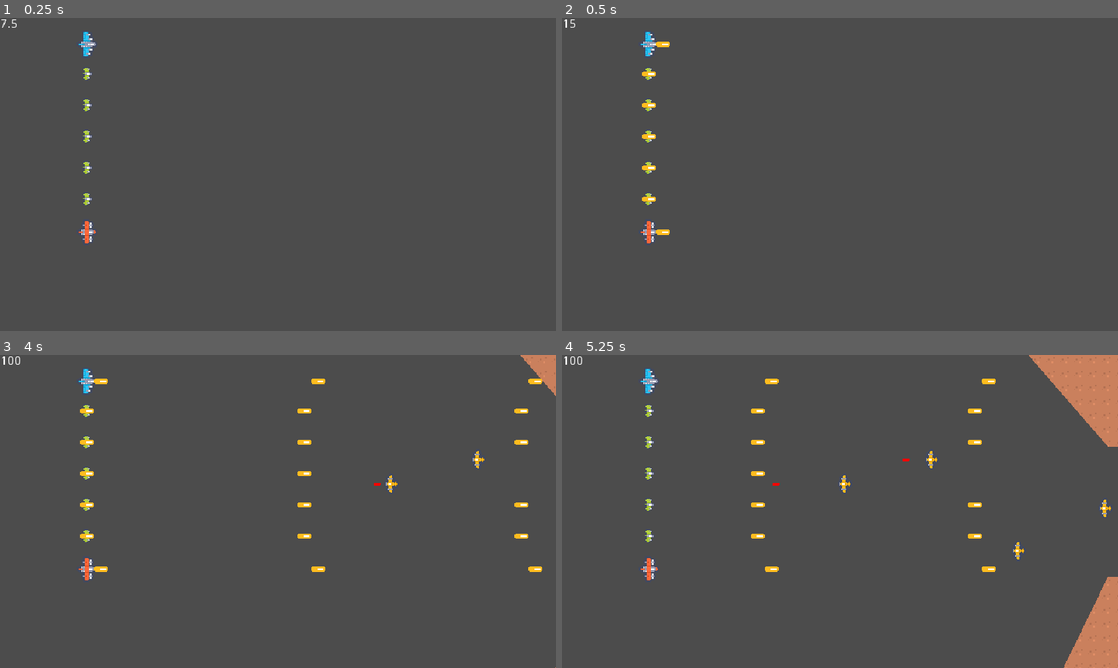
Above: before the commit, frames 1-4 (two rows, left to right).
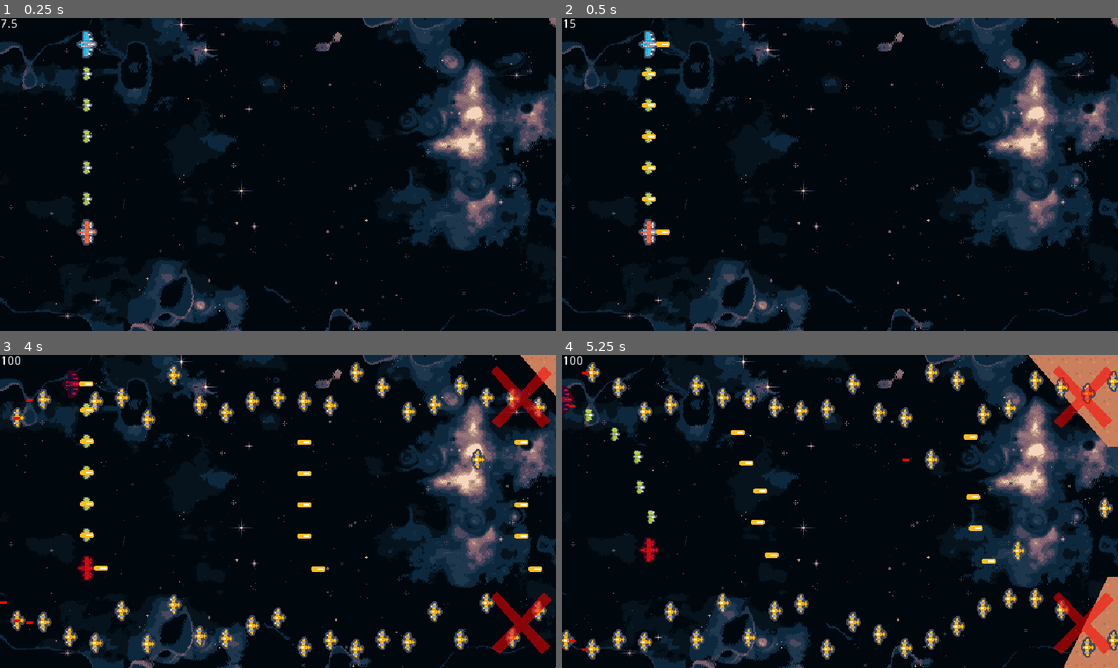
Above: after the commit, the same moments.

Repository: Extor3D/DestinysClan
Game: Godot game, scene res://TestScene.tscn
Same seed, same stepped clock (60 frames per second), same inputs: the game is played once before the commit and once after it.
Inputs:
- Up to frame 1 (0.25 s): no input
- Up to frame 2 (0.5 s): no input
- Up to frame 3 (4 s): hold Space (activate_formation) 0.53-1.28 s; tap Space (activate_formation) at 1.35, 2.85 s; hold Space (activate_formation) 2.03-2.78 s; hold Space (activate_formation) from 3.53 s (still down)
- Up to frame 4 (5.25 s): release Space (activate_formation) at 4.28 s; tap Space (activate_formation) at 4.35 s; hold Space (activate_formation) from 5.03 s (still down)

The runs differ from the first frame. In frame 1, 98% of the frame differs, in the area x 0-100%, y 0-100%; in frame 2, 97%; in frame 3, 95%; in frame 4, 92%.

Commit message:
Agrego el level generator con el Swarmer

Diff:
--- /dev/null
+++ b/SpaceshipHarem/LevelComponents/LevelGenerator.tscn
@@ -0,0 +1,20 @@
+[gd_scene load_steps=4 format=2]
+
+[ext_resource path="res://LevelComponents/Scripts/LevelGenerator.gd" type="Script" id=1]
+[ext_resource path="res://LevelComponents/PlayerLimits.tscn" type="PackedScene" id=2]
+[ext_resource path="res://LevelComponents/HUD.tscn" type="PackedScene" id=3]
+
+[node name="LevelGenerator" type="Node2D"]
+script = ExtResource( 1 )
+type = 1
+difficulty = 10
+
+[node name="HUD" parent="." instance=ExtResource( 3 )]
+
+[node name="PlayerLimits" parent="." instance=ExtResource( 2 )]
+
+[node name="Start" type="Node" parent="."]
+
+[node name="Mid" type="Node" parent="."]
+
+[node name="End" type="Node" parent="."]
--- /dev/null
+++ b/SpaceshipHarem/LevelComponents/Scripts/LevelGenerator.gd
@@ -0,0 +1,95 @@
+extends Node2D
+
+enum types {OPEN = 1, TUNNEL = 2, HELL = 3}
+
+export (types) var type
+export (int) var difficulty
+
+var rng = RandomNumberGenerator.new()
+
+var base_time = 20
+var part_duration
+var mid_start
+var end_start
+var finish
+var interlude_time = 5
+
+
+#Components Scenes
+var tunnel_scene = preload("res://LevelComponents/VectorTunnel.tscn")
+var spawner_scene = preload("res://LevelComponents/Spawner.tscn")
+var swarmer_scene = preload("res://LevelComponents/Segments/SwarmSegment.tscn")
+
+#Enemy Scene
+var enemy_scene = preload("res://Enemies/Enemy.tscn")
+
+func _ready():
+	rng.randomize()
+	calculate_times()
+	match type:
+		types.OPEN:
+			create_open_level()
+		types.TUNNEL:
+			create_tunnel_level()
+		types.HELL:
+			pass
+
+func calculate_times():
+	part_duration = base_time + difficulty
+	mid_start = part_duration
+	end_start = mid_start + interlude_time + part_duration
+	finish = end_start + interlude_time + part_duration
+
+func create_open_level():
+	add_swarm($Start, 0, part_duration)
+
+func create_tunnel_level():
+	create_tunnel(0, VectorTunnel.NO_END, VectorTunnel.types.BOTH)
+	create_start_part($Start)
+
+func create_start_part(start):
+	create_spawner(start, 0, part_duration)
+
+func create_spawner(part, start, duration):
+	var spawner = spawner_scene.instance()
+	spawner.scene = enemy_scene
+	var vars = {"speed": 60 + difficulty*5,
+				"health": 1}
+	spawner.scene_variables = vars
+	spawner.y_center = 180
+	spawner.height = 80
+	spawner.start_time = start
+	spawner.duration = duration
+	spawner.warning = false
+	spawner.set_wait_time(4.35 - 0.35 * difficulty)
+	part.add_child(spawner)
+
+func create_tunnel(start, duration, type):
+	var tunnel = tunnel_scene.instance()
+	tunnel.type = type
+	tunnel.start_time = start
+	tunnel.duration = duration
+	tunnel.new_vert_time = 1 / difficulty
+	tunnel.tunnel_speed = 50 + difficulty*5
+	tunnel.tunnel_size = 200 - difficulty*10
+	tunnel.top = 100 + rng.randi_range(-50, 20)
+	tunnel.low = 260 + rng.randi_range(-20, 50)
+	tunnel.y = 180 + rng.randi_range(-50, 50)
+	tunnel.step_min = rng.randi_range(-50, -10)
+	tunnel.step_max = rng.randi_range(50, 10)
+	tunnel.top_texture
+	tunnel.bot_texture
+	$Start.add_child(tunnel)
+
+func add_swarm(part, start, duration):
+	var swarmer = swarmer_scene.instance()
+	swarmer.scene = enemy_scene
+	var vars = {"speed": 300 + difficulty*20,
+				"health": 1}
+	swarmer.scene_variables = vars
+	swarmer.waves = difficulty+2
+	swarmer.rows = difficulty+5/2
+	swarmer.start = start
+	swarmer.duration = duration
+	swarmer.wait = 1/difficulty
+	part.add_child(swarmer)
--- a/SpaceshipHarem/LevelComponents/Scripts/VectorTunnel.gd
+++ b/SpaceshipHarem/LevelComponents/Scripts/VectorTunnel.gd
@@ -1,6 +1,8 @@
 extends Node2D
+class_name VectorTunnel
 
 enum types {TOP = 1, BOT = 2, BOTH = 3}
+const NO_END = -1
 
 export (types) var type
 export (float) var start_time
@@ -104,7 +106,8 @@
 
 func _on_StartTime_timeout():
 	$BetweenVerts.start(new_vert_time)
-	$EndTime.start(duration)
+	if duration != NO_END:
+		$EndTime.start(duration)
 
 func _on_EndTime_timeout():
 	end_tunnel = true
--- /dev/null
+++ b/SpaceshipHarem/LevelComponents/Segments/SwarmSegment.gd
@@ -0,0 +1,37 @@
+extends Node2D
+
+export (PackedScene) var scene
+export (Dictionary) var scene_variables
+export (float) var start = 0
+export (float) var duration = 10
+export (float) var wait = 1
+export (int) var waves = 3
+export (int) var rows = 3
+export (int) var top = 0
+export (int) var bot = 360
+
+var rng = RandomNumberGenerator.new()
+
+var spawner_scene = preload("res://LevelComponents/Spawner.tscn")
+
+# Called when the node enters the scene tree for the first time.
+func _ready():
+	rng.randomize()
+	var wave_dur = duration / waves
+	var size = (bot - top) / rows
+	var y = top + size * rng.randi_range(1, rows) - size/2
+	for i in waves:
+		create_spawner(start + i * wave_dur, wave_dur - wait, scene, scene_variables, y, size/2)
+		y = top + size * rng.randi_range(1, rows) - size/2
+
+func create_spawner(start, duration, scene, variables, y, h):
+	var spawner = spawner_scene.instance()
+	spawner.scene = scene
+	spawner.scene_variables = variables
+	spawner.y_center = y
+	spawner.height = h
+	spawner.start_time = start
+	spawner.duration = duration
+	spawner.warning = true
+	spawner.set_wait_time(0.1)
+	add_child(spawner)
--- /dev/null
+++ b/SpaceshipHarem/LevelComponents/Segments/SwarmSegment.tscn
@@ -0,0 +1,8 @@
+[gd_scene load_steps=3 format=2]
+
+[ext_resource path="res://Enemies/Enemy.tscn" type="PackedScene" id=1]
+[ext_resource path="res://LevelComponents/Segments/SwarmSegment.gd" type="Script" id=2]
+
+[node name="SwarmSegment" type="Node2D"]
+script = ExtResource( 2 )
+scene = ExtResource( 1 )
--- a/SpaceshipHarem/LevelComponents/VectorTunnel.tscn
+++ b/SpaceshipHarem/LevelComponents/VectorTunnel.tscn
@@ -6,7 +6,7 @@
 [node name="VectorTunnel" type="Node2D"]
 script = ExtResource( 1 )
 type = 3
-duration = 15.0
+duration = -1.0
 new_vert_time = 0.5
 tunnel_size = 150.0
 top_texture = ExtResource( 2 )
--- a/SpaceshipHarem/Scenery/Scripts/Obstacle.gd
+++ b/SpaceshipHarem/Scenery/Scripts/Obstacle.gd
@@ -1,6 +1,8 @@
 extends RigidBody2D
 
-var speed = -50
+export (float) var rot_spd = 0
+export (float) var speed = -50
 
 func _process(delta):
 	set_axis_velocity(Vector2(speed,0))
+	apply_torque_impulse(rot_spd)
--- a/SpaceshipHarem/TestScene.tscn
+++ b/SpaceshipHarem/TestScene.tscn
@@ -7,37 +7,98 @@
 [ext_resource path="res://LevelComponents/PlayerLimits.tscn" type="PackedScene" id=5]
 [ext_resource path="res://Enemies/Enemy2.tscn" type="PackedScene" id=6]
 [ext_resource path="res://Enemies/Enemy.tscn" type="PackedScene" id=7]
+[ext_resource path="res://LevelComponents/Sprites/Space Background.png" type="Texture" id=8]
+[ext_resource path="res://Scenery/Obstacle.tscn" type="PackedScene" id=9]
+
+[sub_resource type="ImageTexture" id=1]
 
 [node name="Level" type="Node2D"]
+
+[node name="SpaceBackground" type="Sprite" parent="."]
+position = Vector2( 323.25, 181.5 )
+scale = Vector2( 1.0825, 1.00833 )
+texture = ExtResource( 8 )
+normal_map = SubResource( 1 )
 
 [node name="Player" parent="." instance=ExtResource( 1 )]
 position = Vector2( 100, 30 )
 
 [node name="PlayerLimits" parent="." instance=ExtResource( 5 )]
 
-[node name="EnemyTimer" parent="." instance=ExtResource( 4 )]
+[node name="HUD" parent="." instance=ExtResource( 3 )]
+
+[node name="Intro" type="Node2D" parent="."]
+
+[node name="EnemyTimer" parent="Intro" instance=ExtResource( 4 )]
 wait_time = 1.0
 scene = ExtResource( 7 )
+scene_variables = {
+"health": 5,
+"speed": 100.0
+}
 height = 60
 
-[node name="EnemyTimer2" parent="." instance=ExtResource( 4 )]
+[node name="EnemyTimer4" parent="Intro" instance=ExtResource( 4 )]
+scene = ExtResource( 7 )
+scene_variables = {
+"health": 2,
+"speed": 300.0
+}
+y_center = 50
+height = 30
+warning = true
+
+[node name="EnemyTimer5" parent="Intro" instance=ExtResource( 4 )]
+scene = ExtResource( 7 )
+scene_variables = {
+"health": 2,
+"speed": 300.0
+}
+y_center = 310
+height = 30
+warning = true
+
+[node name="Mid" type="Node2D" parent="."]
+
+[node name="VectorTunnel" parent="Mid" instance=ExtResource( 2 )]
+start_time = 5.0
+duration = 20.0
+
+[node name="EnemyTimer2" parent="Mid" instance=ExtResource( 4 )]
 wait_time = 1.3
 scene = ExtResource( 6 )
 y_center = 100
 height = 50
 start_time = 7.0
 duration = 25.0
-warning = true
 
-[node name="EnemyTimer3" parent="." instance=ExtResource( 4 )]
+[node name="EnemyTimer3" parent="Mid" instance=ExtResource( 4 )]
 wait_time = 1.8
 scene = ExtResource( 7 )
 height = 50
 start_time = 7.0
 duration = 25.0
-warning = true
 
-[node name="VectorTunnel" parent="." instance=ExtResource( 2 )]
+[node name="Outro" type="Node2D" parent="."]
+
+[node name="Asteroids" parent="Outro" instance=ExtResource( 4 )]
+wait_time = 0.8
+scene = ExtResource( 9 )
+scene_variables = {
+"rot_spd": -4.0
+}
+height = 160
+start_time = 35.0
 duration = 25.0
 
-[node name="HUD" parent="." instance=ExtResource( 3 )]
+[node name="FrontShips" parent="Outro" instance=ExtResource( 4 )]
+wait_time = 1.0
+scene = ExtResource( 7 )
+scene_variables = {
+"cadence": 1.0,
+"health": 3,
+"speed": 100.0
+}
+height = 160
+start_time = 35.0
+duration = 25.0
--- a/SpaceshipHarem/project.godot
+++ b/SpaceshipHarem/project.godot
@@ -13,9 +13,15 @@
 "class": "Chain",
 "language": "GDScript",
 "path": "res://Player/Scripts/Chain.gd"
+}, {
+"base": "Node2D",
+"class": "VectorTunnel",
+"language": "GDScript",
+"path": "res://LevelComponents/Scripts/VectorTunnel.gd"
 } ]
 _global_script_class_icons={
-"Chain": ""
+"Chain": "",
+"VectorTunnel": ""
 }
 
 [application]
Not shown: 1 places in SpaceshipHarem/TestScene.tscn that only renumber resources
